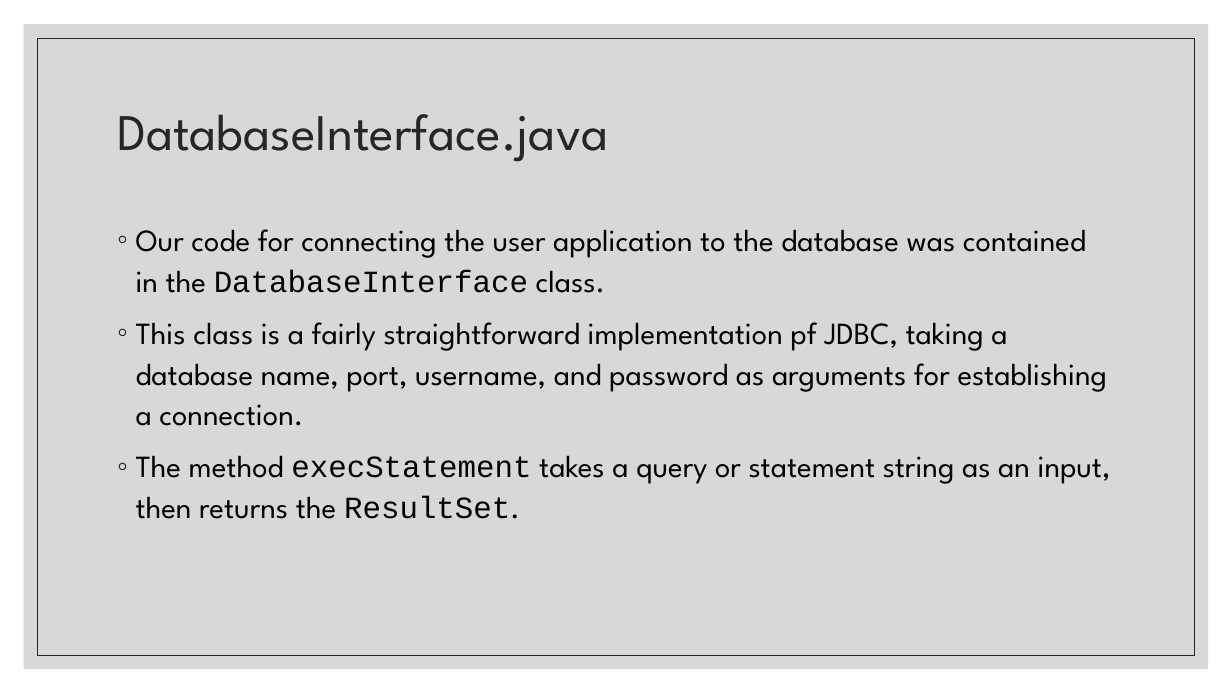
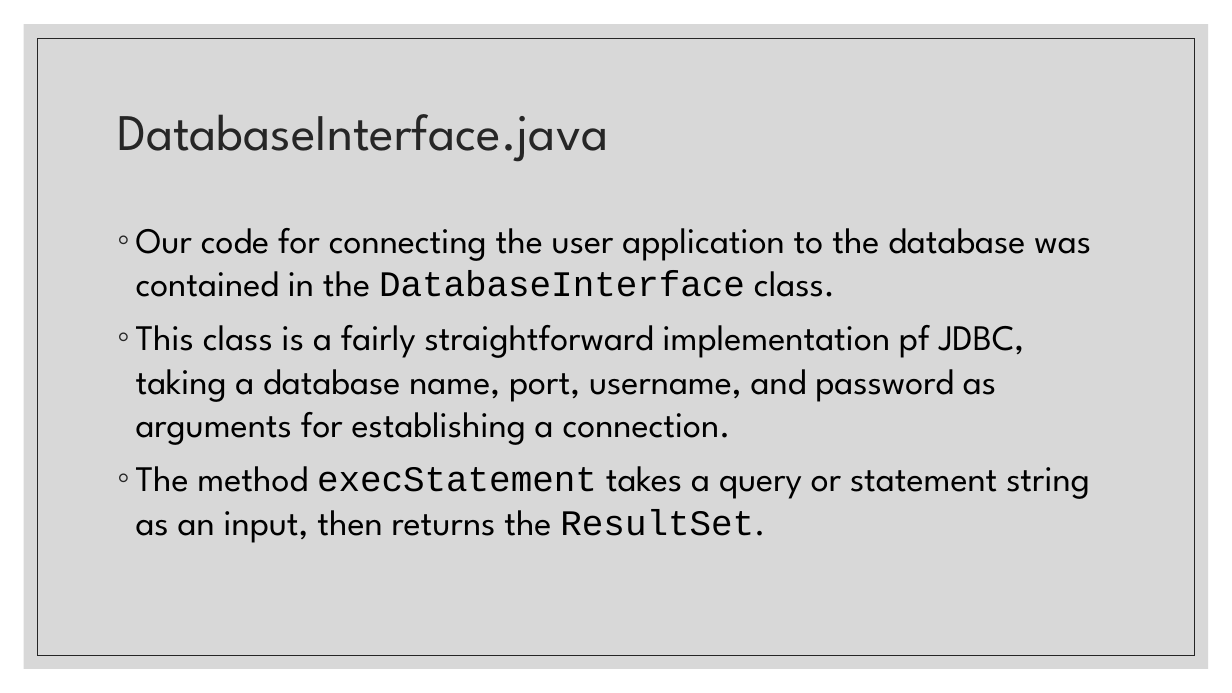
Before and after one commit to COMP-6120/FinalProject, a slide deck: slide 8 of Presentation.pptx. Drawn at 1232x693 pixels with LibreOffice and Linux fonts; fonts in the diff are those of the drawing. Boxes give left, top, right and bottom in pixels: in the first picture for what was removed or moved away, otherwise in the second. Text is boxed around its words. In the diff, an @@ line names an element or a change of style, - is before the commit and + after.

Commit message:
Update formatting of Presentation.pptx

```diff
--- a/Presentation.pptx
+++ b/Presentation.pptx
@@ text "Our code for connecting the ..." at [136, 228, 1091, 543]: size 24 to 28 pt; line spacing 1.1 to 1 @@
```
Also in this commit, not shown: 4 other slides changed.
